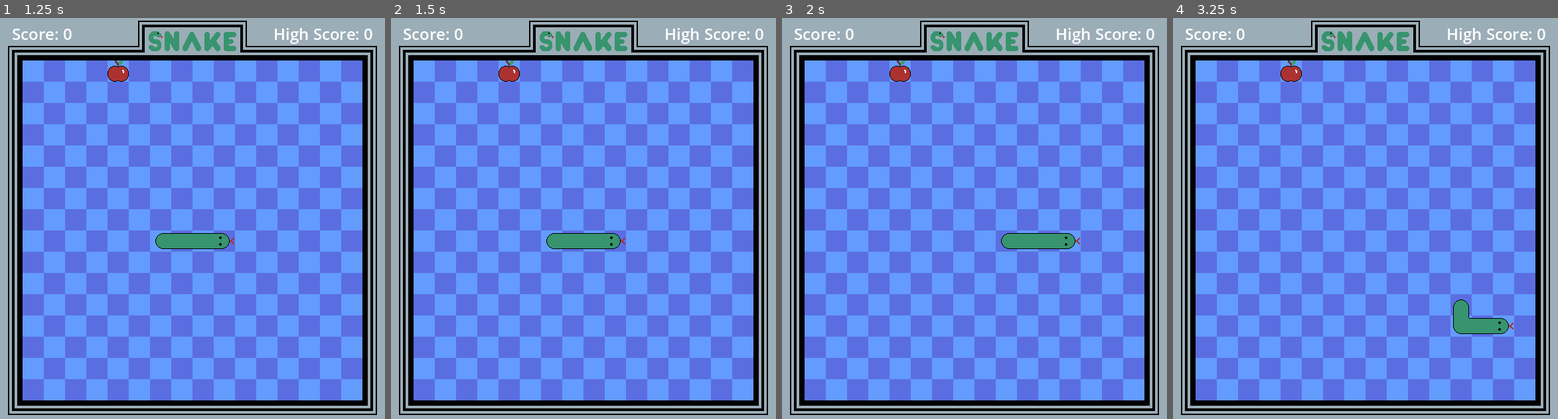
Above: before the commit, frames 1-4 (left to right).
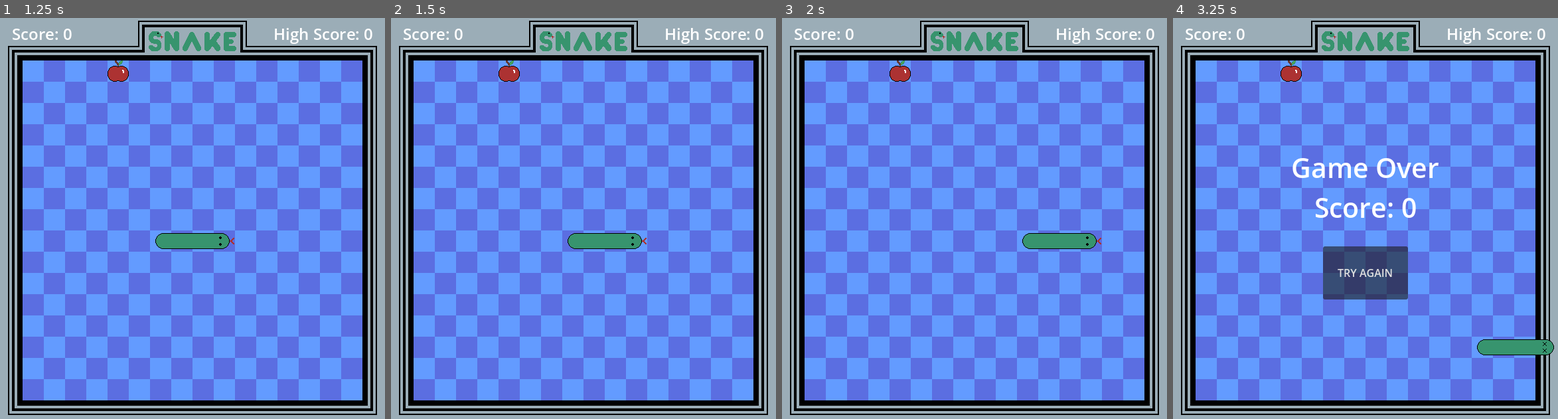
Above: after the commit, the same moments.

Repository: conor-wilson/snake
Game: Godot game, scene res://scenes/main.tscn
Two runs of this game, one before a commit and one after it. Both use one fixed random seed, a clock stepped at 60 frames per second and the inputs below.
Inputs:
- Up to frame 1 (1.25 s): click "START GAME" at 0.5 s
- Up to frame 2 (1.5 s): tap Enter at 1.25 s; hold Right (move_right) from 1.28 s (still down)
- Up to frame 3 (2 s): keep holding Right (move_right)
- Up to frame 4 (3.25 s): release Right (move_right) at 2.03 s; hold Down (move_down) 2.03-2.78 s; hold Right (move_right) from 2.78 s (still down)

Frame 1 is identical in both runs. In frame 2, 0.5% of the frame differs, in the area x 40-67%, y 53-58%; in frame 3, 0.5%; in frame 4, 5.6%, in the area x 31-99%, y 34-85%.

Commit message:
Increased snake speed slightly

Diff:
--- a/scenes/snake.tscn
+++ b/scenes/snake.tscn
@@ -18,6 +18,6 @@
 script = ExtResource("2_f2shc")
 
 [node name="Ticker" type="Timer" parent="."]
-wait_time = 0.2
+wait_time = 0.15
 
 [connection signal="timeout" from="Ticker" to="." method="_on_ticker_timeout"]
